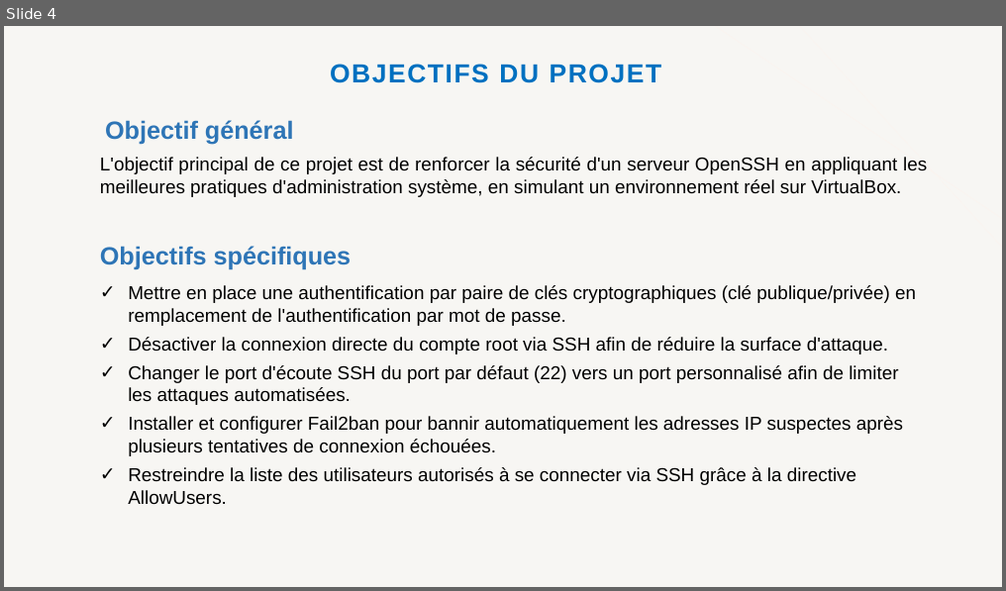
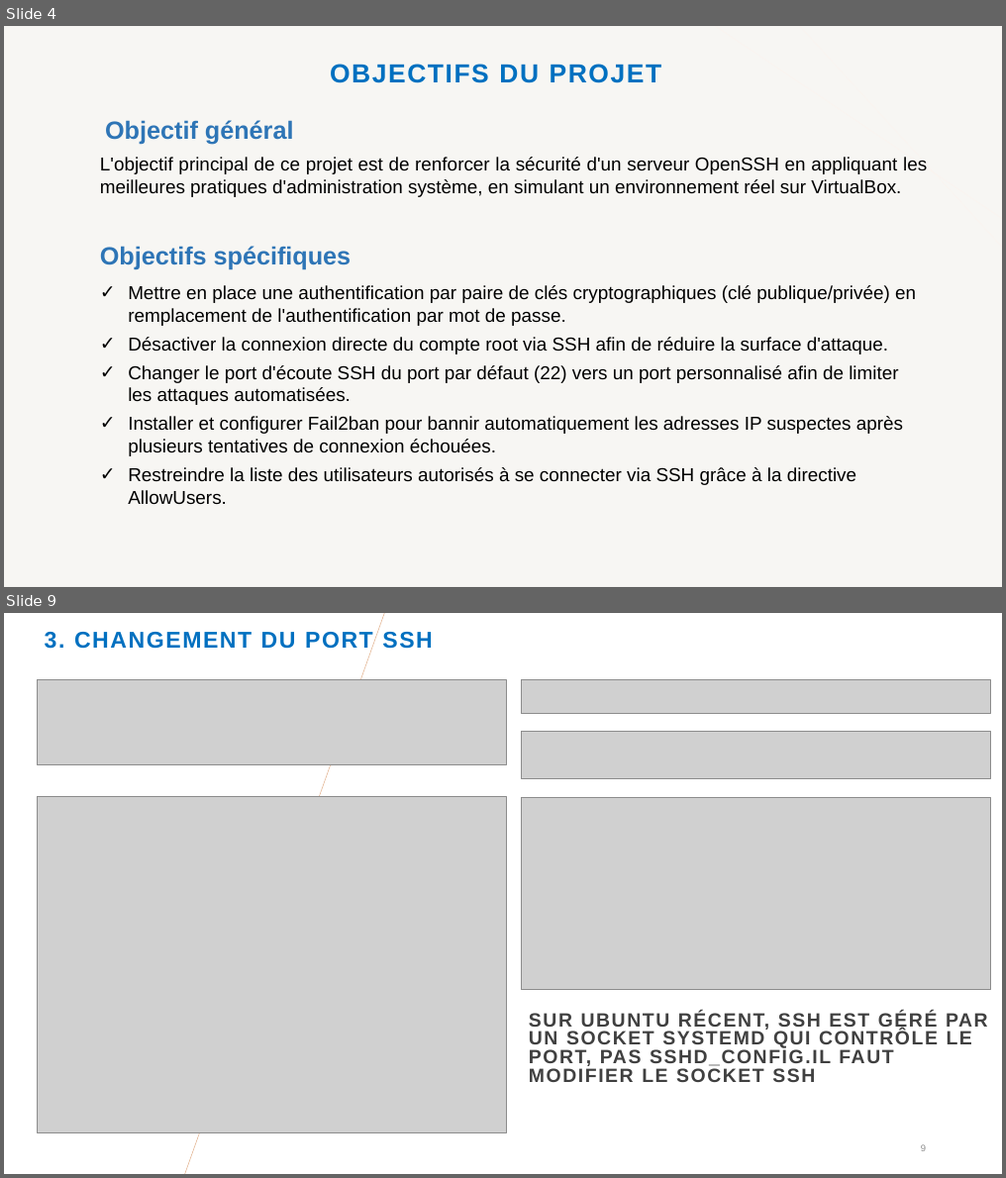
Before and after one commit to Christyy2/Projet-Final-ASI, a slide deck: Présentation-ASI.pptx. Shown one above the other, each under a label of ours: slide 4 before the commit, slides 4 and 9 after it; the slides between them are not shown. The pictures are 1006x591 and 1006x1178 pixels, drawn with LibreOffice and Linux fonts; fonts in the diff are those of the drawing; grey boxes stand for pictures; background and template pictures are left out. Boxes give left, top, right and bottom in pixels: in the first picture for what was removed or moved away, otherwise in the second. Text is boxed around its words. In the diff, an @@ line names an element or a change of style, - is before the commit and + after.

```diff
--- a/Présentation-ASI.pptx
+++ b/Présentation-ASI.pptx
@@ slide 9 added at [4,613,1002,1174], background #FFFFFF @@
@@ title added at [45,632,433,653], 22 pt, text #0070C0, bold @@
+3. CHANGEMENT DU PORT SSH
@@ line added from (185, 1174) to (384, 613), #E2B18D 0.5 pt @@
@@ picture added at [37,680,506,765] @@
@@ picture added at [522,680,991,714] @@
@@ picture added at [522,731,991,778] @@
@@ picture added at [37,797,506,1134] @@
@@ picture added at [522,797,991,989] @@
@@ text added at [529,1012,988,1082], 18.5 pt, text #404040, bold @@
+SUR UBUNTU RÉCENT, SSH EST GÉRÉ PAR UN SOCKET SYSTEMD QUI CONTRÔLE LE PORT, PAS SSHD_CONFIG.IL FAUT MODIFIER LE SOCKET SSH
@@ page number added at [921,1145,926,1152], 9 pt, text #8C8C8C @@
+9
```
Also in this commit, not shown: 5 slides changed, 8 other slides added, 16 slides removed, 1 other file.
